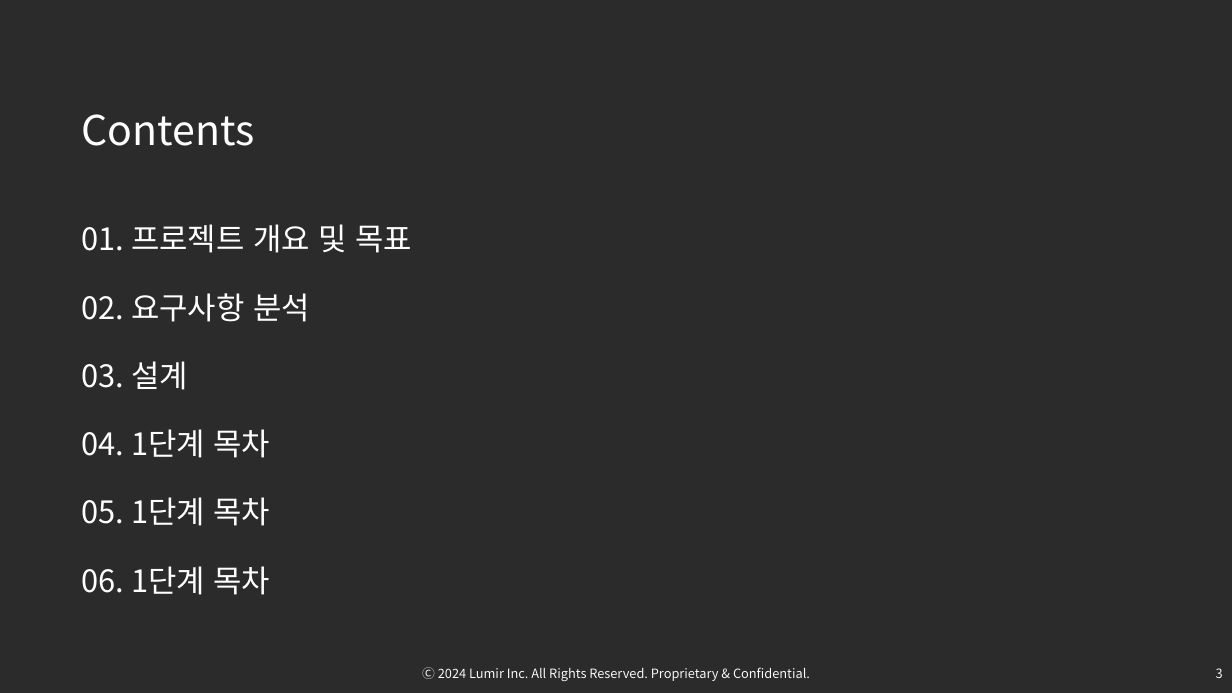
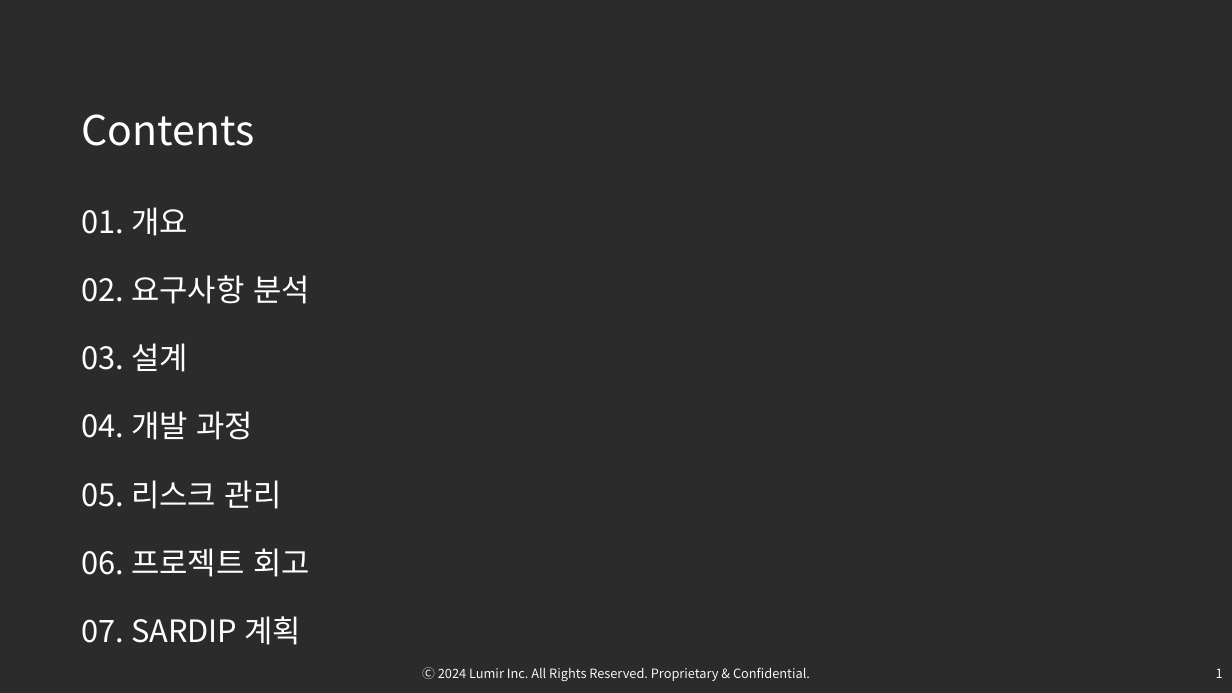
Before and after one commit to OsterRepository/OsterRepository, a slide deck: slide 2 of 기술 7부 김민수 성과 발표.pptx (slide 4 before the commit). Drawn at 1232x693 pixels with LibreOffice and Linux fonts; fonts in the diff are those of the drawing; background and template pictures are left out; a plain dark background stands for a picture behind light text. Boxes give left, top, right and bottom in pixels: in the first picture for what was removed or moved away, otherwise in the second. Text is boxed around its words. In the diff, an @@ line names an element or a change of style, - is before the commit and + after.

```diff
--- a/기술 7부 김민수 성과 발표.pptx
+++ b/기술 7부 김민수 성과 발표.pptx
@@ subtitle "01. 개요": place and size @@
-subtitle "01. 개요" at (81,224,412,595)
+subtitle "01. 개요" at (81,207,310,645)
@@ subtitle at (81,207,188,236): text changed @@
-01. 프로젝트 개요 및 목표
+01. 개요
@@ subtitle at (81,411,310,645): text changed @@
-04. 1단계 목차
-05. 1단계 목차
-06. 1단계 목차
+04. 개발 과정
+05. 리스크 관리
+06. 프로젝트 회고
+07. SARDIP 계획
@@ page number at (1169,655,1232,692): text changed @@
-3
+1
@@ page number at (1216,668,1223,678): text changed @@
-3
+1
```
Also in this commit, not shown: 4 other slides changed, 8 slides added, 4 slides removed, 1 other file.
